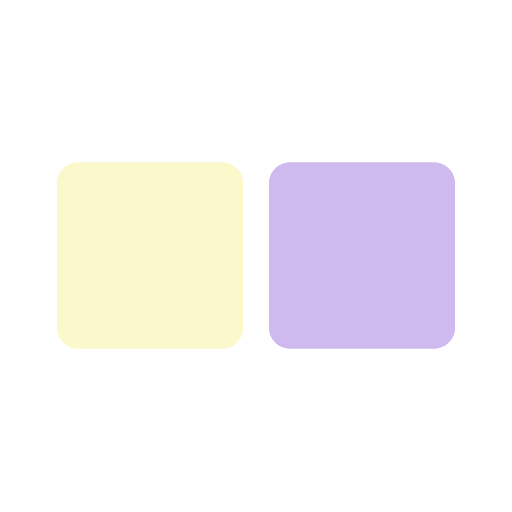
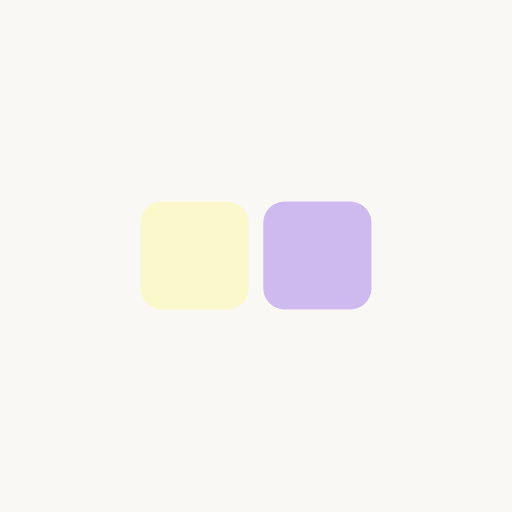
Layer changes from the first 512 x 512 image to the second:
painted on "Background" over [0,0,512,512]
